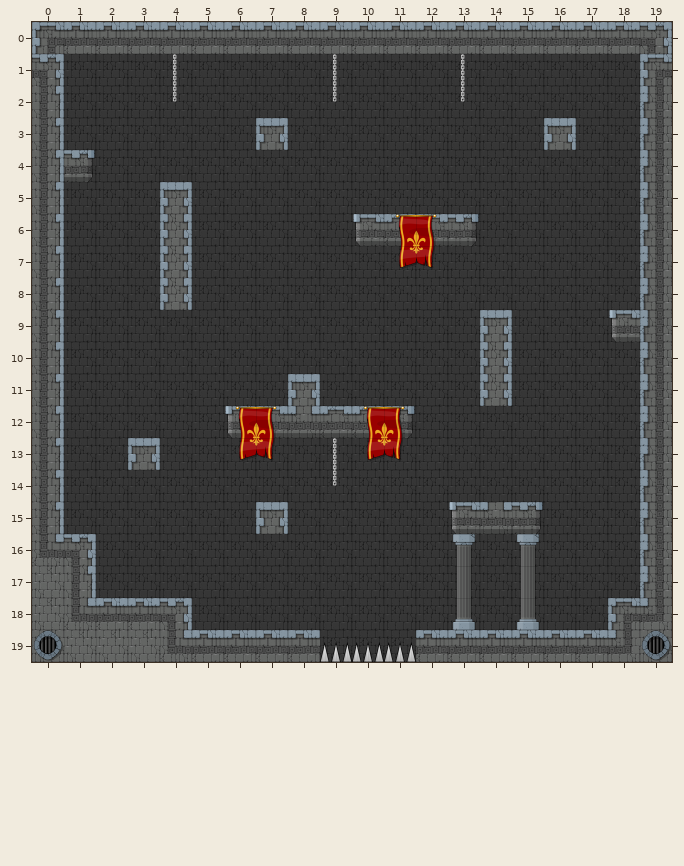
Tiled map, stored at assets/tilemaps/joust-alpha-1.tmx. Above: the version before the commit.
Cells are 64x64 px. Shown: x 0..19, y 0..19.
The result:
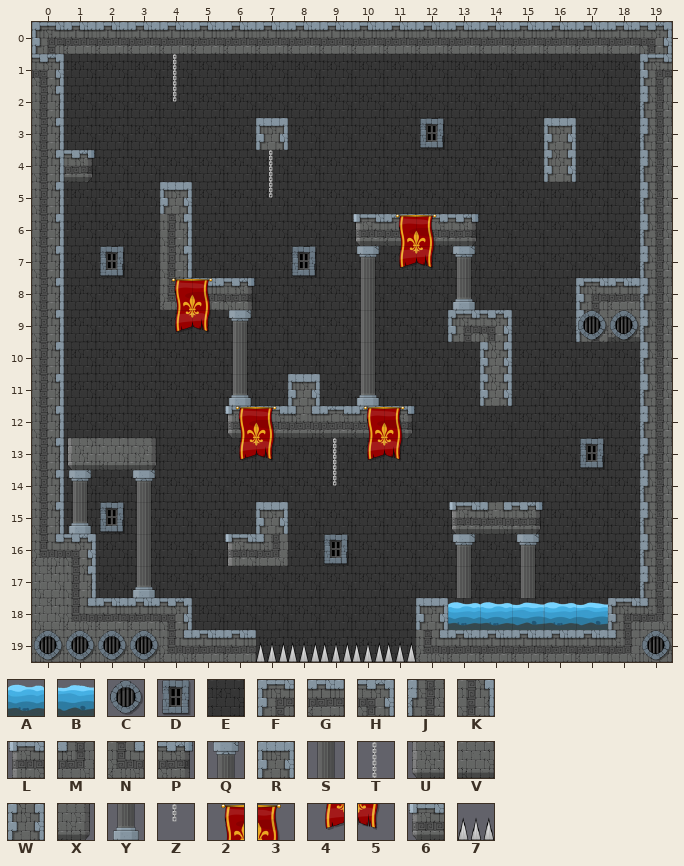
Key: from "skin1-tileset": A 20, B 21, C 54, D 55, E 64, F 65, G 66, H 67, J 81, K 83, L 96, M 97, N 99, P 100, Q 101, R 113, S 117, T 118, U 128, V 130, W 131, X 132, Y 133, Z 134, 2 135, 3 136, 4 151, 5 152, 6 160, 7 180.
_ is an empty cell.
Edits made:
Layer "barriers":
y 6..7: x 4 W -> K
y 8: x 4..6 W__ -> NGP; x 17..18 __ -> FG
y 9: x 13..14 _R -> FH; x 17..18 _6 -> JV
y 13: x 1..3 __R -> UVX
y 16: x 6..7 __ -> LM
y 18: x 12 _ -> R
y 19: x 7..8 GG -> 77; x 12 G -> N
Layer "fg":
y 1: x 9 T -> _; x 13 T -> _
y 2: x 9 Z -> _; x 13 Z -> _
y 3: x 12 _ -> D
y 4: x 7 _ -> T; x 16 _ -> W
y 5: x 7 _ -> Z
y 7: x 2 _ -> D; x 8 _ -> D; x 10 _ -> Q; x 13 _ -> Q
y 8: x 4..5 __ -> 23; x 10 _ -> S; x 13 _ -> Y
y 9: x 4..6 ___ -> 45Q; x 10 _ -> S; x 17..18 __ -> CC
y 10: x 6 _ -> S; x 10 _ -> S
y 11: x 6 _ -> Y; x 10 _ -> Y
y 13: x 17 _ -> D
y 14: x 1 _ -> Q; x 3 _ -> Q
y 15: x 1..3 ___ -> YDS
y 16: x 3 _ -> S; x 9 _ -> D
y 17: x 3 _ -> Y
y 18: x 13..17 YEY__ -> AABAB
y 19: x 1..3 ___ -> CCC
